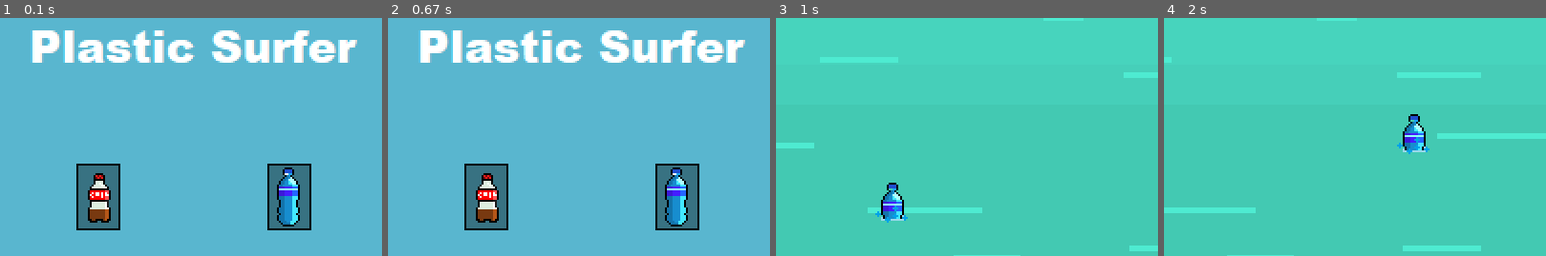
Above: before the commit, frames 1-4 (left to right).
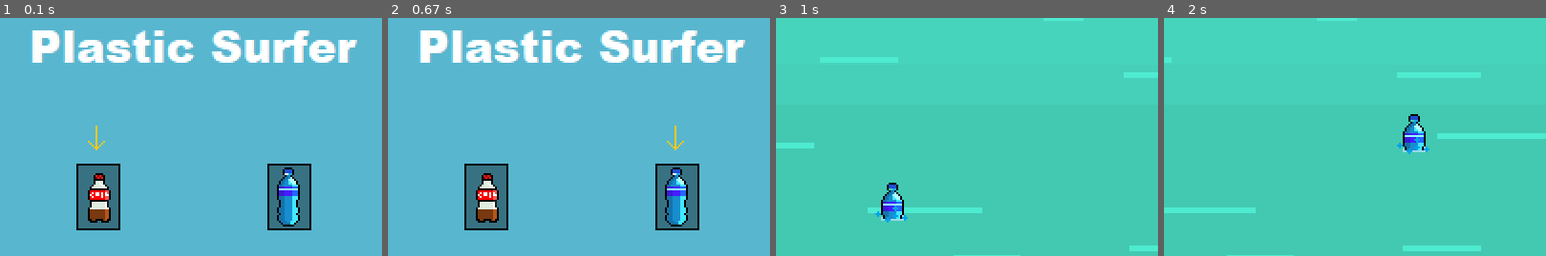
Above: after the commit, the same moments.

Repository: Kan5661/pygame-hackathon
Game: pygame game, started from Garbage/main.py
Same seed, same stepped clock (60 frames per second), same inputs: the game is played once before the commit and once after it.
Inputs (mouse positions are % of the whole screen's width and height, from its top left):
- Up to frame 1 (0.1 s): no input
- Up to frame 2 (0.67 s): click (62, 47) at 0.38 s
- Up to frame 3 (1 s): click (49, 74) at 0.72 s
- Up to frame 4 (2 s): hold D 1-1.47 s; hold W 1.5-1.8 s; hold D from 1.83 s (still down)
The pictures show only the part of the screen within x 24-74%, y 9-59%; the shares and areas given below are measured in that part.

The runs differ from the first frame. In frame 1, less than 0.1% of the frame differs, in the area x 23-28%, y 45-56%; in frame 2, less than 0.1%; in frame 3, nothing differs; in frame 4, nothing differs.

Commit message:
cool arrows showing which bottle is selected

Diff:
--- a/Garbage/main.py
+++ b/Garbage/main.py
@@ -57,6 +57,10 @@
 
 splash_effects = [splash1, splash2, splash3, splash4] = [pygame.image.load('assets/effect/splash.png'), pygame.image.load('assets/effect/splash2.png'), pygame.image.load('assets/effect/splash3.png'), pygame.image.load('assets/effect/splash2.png')]
 splash_rect = splash1.get_rect()
+
+selection_arrow = pygame.image.load('assets/selection_arrow.png')
+selection_arrow_rect = selection_arrow.get_rect()
+pygame.Surface.set_colorkey(selection_arrow, (255, 255, 255))
 
 for effect in splash_effects:
     pygame.Surface.set_colorkey(effect, (255, 255, 255))
@@ -140,6 +144,8 @@
         display.blit(pause_menu, pause_menu_rect)
         display.blit(pause_play, pause_play_rect)
         write_text(msg='Game Over!', color=(0, 0, 255), screen=display, location=(145, 80), font_size=30)
+        write_text('Menu', (255, 255, 255), display, (137, 115), 16)
+        write_text('Play', (255, 255, 255), display, (242, 115), 16)
 
 
 def move_bg():
@@ -168,6 +174,11 @@
         display.blit(bottle_select1, bottle_select1_rect)
         display.blit(bottle_select2, bottle_select2_rect)
         display.blit(playBtn, playBtn_rect)
+        if player ==  bottle1:
+            selection_arrow_x = bottle_select1_rect.centerx - selection_arrow_rect.w / 2
+        elif player == bottle2:
+            selection_arrow_x = bottle_select2_rect.centerx - selection_arrow_rect.w / 2
+        display.blit(selection_arrow, (selection_arrow_x, 80))
         display = pygame.transform.scale(display, (800, 500))  # make every thing scale by 2x
         screen.blit(display, (0, 0))
 
Binary file changed: Garbage/assets/drawingboard.png
Binary file added: Garbage/assets/selection_arrow.png
